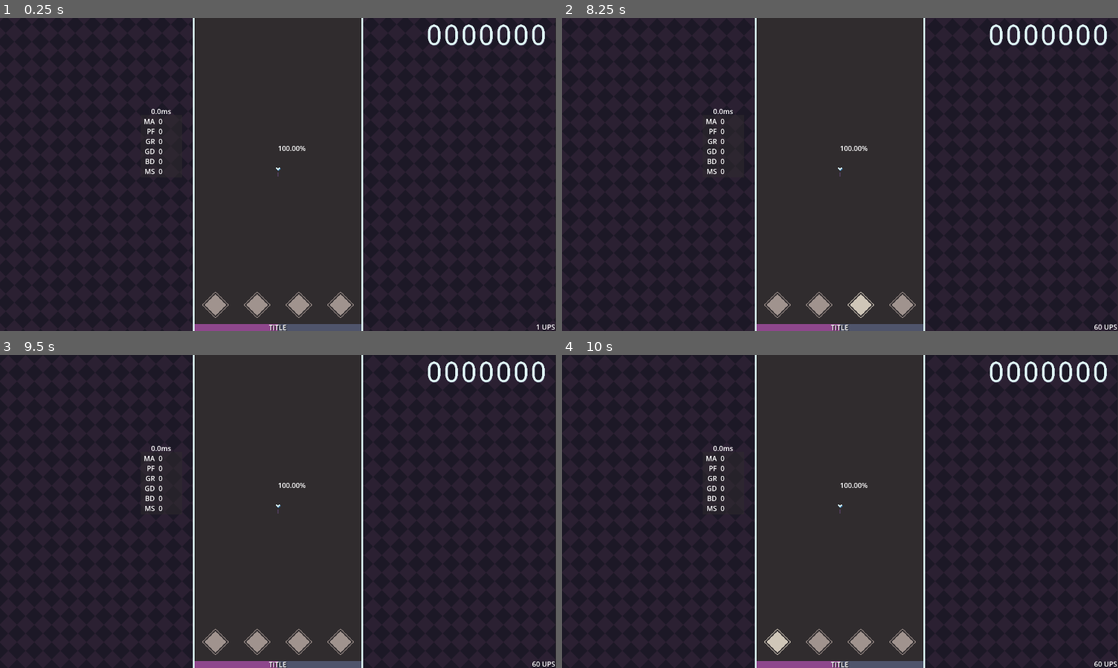
Above: before the commit, frames 1-4 (two rows, left to right).
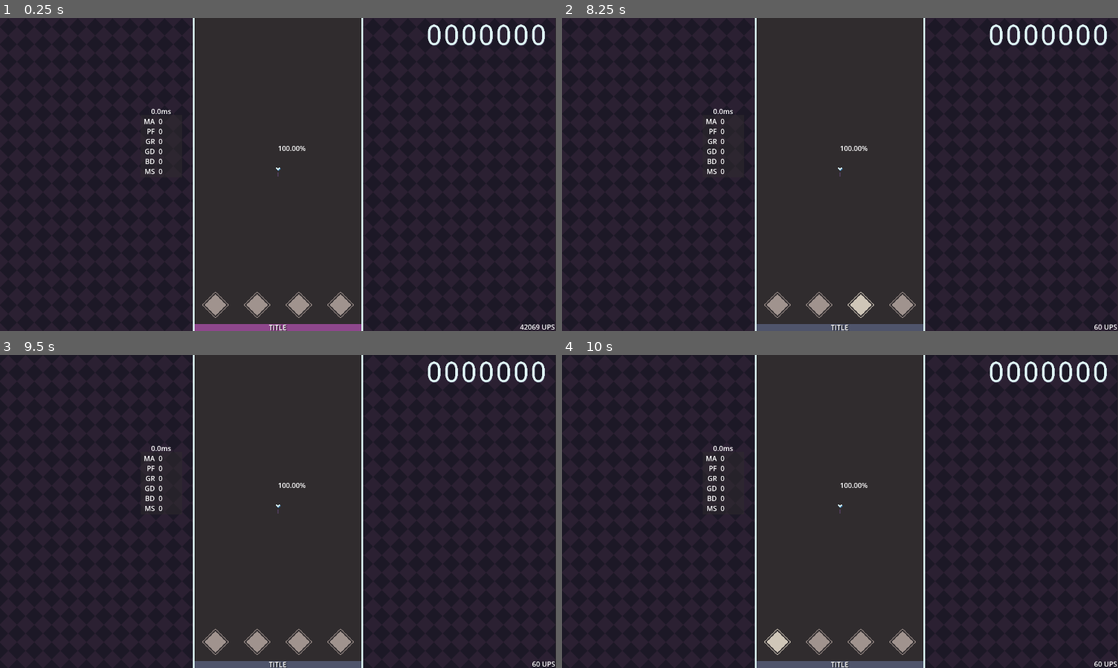
Above: after the commit, the same moments.

Repository: KayDeeTee/GodotVSRG
Game: Godot game, scene res://scenes/gameplay.tscn
The game is run twice, just before and just after one commit, with the same random seed, the same clock (stepped at 60 frames per second) and the same inputs.
Inputs:
- Up to frame 1 (0.25 s): no input
- Up to frame 2 (8.25 s): hold Z (col_0) 0.53-1.28 s; tap Enter at 1.25 s; tap X (col_1) at 1.35, 4.35, 7.35 s; tap R (restart) every 0.75 s from 2 to 5 s; hold , (col_2) 2.03-2.78 s; tap . (col_3) at 2.85, 5.85 s; hold Z (col_0) 3.53-4.28 s; hold , (col_2) 5.03-5.78 s; hold Z (col_0) 6.53-7.28 s; hold , (col_2) from 8.03 s (still down)
- Up to frame 3 (9.5 s): release , (col_2) at 8.78 s; tap . (col_3) at 8.85 s
- Up to frame 4 (10 s): hold Z (col_0) from 9.53 s (still down)

The runs differ from the first frame. In frame 1, 0.4% of the frame differs, in the area x 50-100%, y 97-100%; in frame 2, 0.3%; in frame 3, 0.3%; in frame 4, 0.3%.
Error before the commit: Attempt to call function 'get_as_text' in base 'null instance' on a null instance. (res://code/gameplay/Composer.gd:88)
Error after the commit: Attempt to call function 'get_as_text' in base 'null instance' on a null instance. (res://code/gameplay/Chart.gd:33)

Commit message:
apparently physics tickrate affects the ide scroll

Diff:
--- a/Material/Hidden.tres
+++ b/Material/Hidden.tres
@@ -1,4 +1,4 @@
-[gd_resource type="ShaderMaterial" load_steps=2 format=3]
+[gd_resource type="ShaderMaterial" load_steps=2 format=3 uid="uid://dgbxk1ftoy1wu"]
 
 [ext_resource type="Shader" path="res://shaders/Hidden.gdshader" id="1_64pgv"]
 
--- /dev/null
+++ b/code/gameplay/Chart.gd
@@ -0,0 +1,125 @@
+extends Node
+
+class_name Chart
+
+var column_count = 4
+var audiofilename = ""
+var audioleadin = 0
+var bpm = -1
+var scroll_vels = []
+var max_score = 0
+var clap_times = []
+var columns = []
+var duration = -1
+
+var sv_lookup_start = 0
+
+func load_chart(directory, file):
+
+	duration = -1
+	for x in range(column_count):
+		columns.append(null)
+
+	sv_lookup_start = 0
+	scroll_vels = []
+	max_score = 0
+	parse_osu(directory, file)
+
+	for x in range(1,len(scroll_vels)):
+		scroll_vels[x].z = scroll_vels[x-1].z + scroll_vels[x-1].x*(scroll_vels[x].y-scroll_vels[x-1].y)
+
+func parse_osu(directory, file):
+	var f = FileAccess.open(directory+file, FileAccess.READ)
+	var lines = f.get_as_text().split("\n",false)
+	var parsemode = null
+	var last_notes = []
+	var last_sv_time = 0
+	var prev_sv_vel = 1
+	for x in range(column_count):
+		last_notes.append(null)
+	for line in lines:
+		if line[0] == "[":
+			parsemode = line
+			parsemode = parsemode.left(-2)
+			parsemode = parsemode.right(-1)
+			print(parsemode)
+		if parsemode == "General":
+			if line.begins_with("AudioFilename:"):
+				audiofilename = line.split(":")[1]
+			if line.begins_with("AudioLeadIn:"):
+				var _audioleadin = line.split(":")[1].to_int()
+				if _audioleadin > 0:
+					audioleadin = _audioleadin
+		if parsemode == "Metadata":
+			if line.begins_with("Title:"):
+				Global.set_title(line.split(":")[1])
+		if parsemode == "TimingPoints":
+			var sv = line.split(",")
+			if len(sv) < 2:
+				continue
+			var sv1 = sv[1].to_float()
+			if bpm == -1 and sv1 > 0:
+				bpm = sv1
+			var velocity = 1
+			if sv1 < 0:
+				velocity = (100.0)/abs(sv1)
+				var v = 1-velocity
+				velocity = 1+(v/16.0)
+
+			var vel_time = last_sv_time
+			last_sv_time = (sv[0].to_int()+audioleadin)*1000
+			scroll_vels.append( Vector3(velocity, vel_time, 0) )
+		if parsemode == "HitObjects":
+			var note = line.split(",",false)
+			if len(note) < 5:
+				continue
+			var n = NoteInfo.new()
+			max_score += 320
+			n.c = (note[0].to_int()-64)/128
+			n.t = note[2].to_int()*1000+(audioleadin*1000)
+
+			if note[3].to_int() == 128:
+				n.t2 = note[5].split(":")[0].to_int()*1000+(audioleadin*1000)
+				n.h = true
+			else:
+				n.h = false
+
+			if len(clap_times) == 0:
+				clap_times.append(n.t)
+			else:
+				if clap_times[len(clap_times)-1] < n.t:
+					clap_times.append(n.t)
+
+			if columns[n.c] == null:
+				columns[n.c] = n
+			else:
+				last_notes[n.c].n = n
+			last_notes[n.c] = n
+
+	for x in range(column_count):
+		if last_notes[x].t > duration:
+			duration = last_notes[x].t
+		if last_notes[x].h:
+			if last_notes[x].t2 > duration:
+				duration = last_notes[x].t2
+
+#this is just so scroll velocities work
+func get_adjusted_time(in_time, update_min=false):
+	var sv_index = -1
+	for svi in range(sv_lookup_start, len(scroll_vels)):
+		var vel_change = scroll_vels[svi]
+		if vel_change.y > in_time:
+			sv_index = svi
+			break
+	if update_min:
+		sv_lookup_start = sv_index
+	if sv_index == 0:
+		return in_time
+	if sv_index != -1:
+		var lerp_amount = (float(in_time)-scroll_vels[sv_index-1].y)/(scroll_vels[sv_index].y-scroll_vels[sv_index-1].y)
+		return lerp(scroll_vels[sv_index-1].z, scroll_vels[sv_index].z, lerp_amount)
+	sv_index = len(scroll_vels)-1
+
+	var out_time = ((in_time-scroll_vels[sv_index].y)*scroll_vels[sv_index].x)+scroll_vels[sv_index].z
+
+	return out_time
--- a/code/gameplay/Composer.gd
+++ b/code/gameplay/Composer.gd
@@ -1,26 +1,4 @@
 extends Node2D
-
-#this is not exactly how you should store charts
-var chart = """
-0:2000000;
-1:2500000;
-2:3000000;
-3:3000000;
-2:3500000:4000000;
-0:5300000;
-1:5400000;
-2:5500000;
-3:5600000;
-"""
-
-#but im lazy
-var sv = """
-1:0;
-1:3.5;
-1:4;
-1:4.5;
-1:5.0;
-"""
 
 var n_mat = preload("res://Material/Hidden.tres")
 
@@ -28,11 +6,7 @@
 var mScore = 0
 
 var osuScore = 0
-var osumScore = 0
-
-var scroll_vels = []
-
-var columns = []
+
 var column_count = 4
 
 var spawned_notes = []
@@ -47,117 +21,18 @@
 var t_begin = 0
 var t_delay = 0
 var alreadyplayed = false
-var song_duration = 0
 
 var combo = 0
 
 const usec = 1000000
 
-var sv_lookup_start = 0
-
-var clap_times = []
 var clap_index = 0
-
-#this is just so scroll velocities work
-func get_adjusted_time(in_time, update_min=false):
-	var sv_index = -1
-	for svi in range(sv_lookup_start, len(scroll_vels)):
-		var vel_change = scroll_vels[svi]
-		if vel_change.y > in_time:
-			sv_index = svi
-			break
-	if update_min:
-		sv_lookup_start = sv_index
-	if sv_index == 0:
-		return in_time
-	if sv_index != -1:
-		var lerp_amount = (float(in_time)-scroll_vels[sv_index-1].y)/(scroll_vels[sv_index].y-scroll_vels[sv_index-1].y)
-		return lerp(scroll_vels[sv_index-1].z, scroll_vels[sv_index].z, lerp_amount)
-	sv_index = len(scroll_vels)-1
-
-	var out_time = ((in_time-scroll_vels[sv_index].y)*scroll_vels[sv_index].x)+scroll_vels[sv_index].z
-
-	return out_time
 
 var audiofilename = ""
 var audioleadin = 0
 var bpm = -1
 
-func parse_osu(directory, file):
-	var f = FileAccess.open(directory+file, FileAccess.READ)
-	var lines = f.get_as_text().split("\n",false)
-	var parsemode = null
-	var last_notes = []
-	var last_sv_time = 0
-	var prev_sv_vel = 1
-	for x in range(column_count):
-		last_notes.append(null)
-	for line in lines:
-		if line[0] == "[":
-			parsemode = line
-			parsemode = parsemode.left(-2)
-			parsemode = parsemode.right(-1)
-			print(parsemode)
-		if parsemode == "General":
-			if line.begins_with("AudioFilename:"):
-				audiofilename = line.split(":")[1]
-			if line.begins_with("AudioLeadIn:"):
-				var _audioleadin = line.split(":")[1].to_int()
-				if _audioleadin > 0:
-					audioleadin = _audioleadin
-		if parsemode == "Metadata":
-			if line.begins_with("Title:"):
-				Global.set_title(line.split(":")[1])
-		if parsemode == "TimingPoints":
-			var sv = line.split(",")
-			if len(sv) < 2:
-				continue
-			var sv1 = sv[1].to_float()
-			if bpm == -1 and sv1 > 0:
-				bpm = sv1
-			var velocity = 1
-			if sv1 < 0:
-				velocity = (100.0)/abs(sv1)
-				var v = 1-velocity
-				velocity = 1+(v/16.0)
-
-			var vel_time = last_sv_time
-			last_sv_time = (sv[0].to_int()+audioleadin)*1000
-			scroll_vels.append( Vector3(velocity, vel_time, 0) )
-		if parsemode == "HitObjects":
-			var note = line.split(",",false)
-			if len(note) < 5:
-				continue
-			var n = NoteInfo.new()
-			osumScore += 320
-			n.c = (note[0].to_int()-64)/128
-			n.t = note[2].to_int()*1000+(audioleadin*1000)
-
-			if note[3].to_int() == 128:
-				n.t2 = note[5].split(":")[0].to_int()*1000+(audioleadin*1000)
-				n.h = true
-			else:
-				n.h = false
-
-			if len(clap_times) == 0:
-				clap_times.append(n.t)
-			else:
-				if clap_times[len(clap_times)-1] < n.t:
-					clap_times.append(n.t)
-
-			if columns[n.c] == null:
-				columns[n.c] = n
-			else:
-				last_notes[n.c].n = n
-			last_notes[n.c] = n
-
-	for x in range(column_count):
-		if last_notes[x].t > song_duration:
-			song_duration = last_notes[x].t
-		if last_notes[x].h:
-			if last_notes[x].t2 > song_duration:
-				song_duration = last_notes[x].t2
-
+var chart = null
 
 func _ready():
 	Global.composer = self
@@ -170,29 +45,21 @@
 	n_mat.set_shader_parameter("s_start_y", Global.user_settings.sudden_start_y)
 
 	t_begin = Time.get_ticks_usec()
-	var last_notes = []
 	for x in range(column_count):
-		columns.append(null)
-		last_notes.append(null)
 		spawned_notes.append([])
 
 	audio = get_node("../audio")
 	clap = get_node("../clap")
 	hitsound = get_node("../hitsound")
 
-	parse_osu("res://song/", "chart.osu")
-
-	for x in range(1,len(scroll_vels)):
-		scroll_vels[x].z = scroll_vels[x-1].z + scroll_vels[x-1].x*(scroll_vels[x].y-scroll_vels[x-1].y)
-
-	#the scroll vels from osu arent compatible for some reason with my sv method so just ignore them ig
-	#scroll_vels = [Vector3(1,0,0)]
+	chart = Chart.new()
+	chart.load_chart("res://song/", "chart.osu")
 
 
 func _process(delta):
 	time = Global.song_time()
 
-	Global.SetProgress(time/song_duration)
+	Global.SetProgress(time/chart.duration)
 
 	if time >= 0 and !audio.playing and !alreadyplayed:
 		t_song_zero = Time.get_ticks_usec()
@@ -207,8 +74,8 @@
 func check_to_play_clap():
 	if !Global.user_settings.clap:
 		return
-	if clap_index < len(clap_times):
-		var ct = clap_times[clap_index]
+	if clap_index < len(chart.clap_times):
+		var ct = chart.clap_times[clap_index]
 		var _time = Global.song_time()+Global.user_settings.note_global_offset-ct
 		if _time > 0:
 			clap.play(0)
@@ -217,11 +84,11 @@
 
 func check_to_spawn_notes():
 	for x in range(column_count):
-		var cf = columns[x]
+		var cf = chart.columns[x]
 		var check = cf != null
 		while check and cf.t < Global.song_time()+spawn_distance+Global.user_settings.note_global_offset:
 			spawn_note(cf)
-			columns[x] = cf.n
+			chart.columns[x] = cf.n
 			cf = cf.n
 			check = cf != null
 
@@ -299,7 +166,7 @@
 	if combo > 0 and combo % 100 == 0:
 		Global.DoToastie()
 
-	Global.score.update_score((osuScore*1000000.0)/float(osumScore))
+	Global.score.update_score((osuScore*1000000.0)/float(chart.max_score))
 
 	cScore += Global.wife3(t/float(usec), 1)
 	mScore += 2
--- a/project.godot
+++ b/project.godot
@@ -9,6 +9,11 @@
 config_version=5
 
 _global_script_classes=[{
+"base": "Node",
+"class": &"Chart",
+"language": &"GDScript",
+"path": "res://code/gameplay/Chart.gd"
+}, {
 "base": "Node",
 "class": &"NoteInfo",
 "language": &"GDScript",
@@ -25,6 +30,7 @@
 "path": "res://code/gameplay/UserSettings.gd"
 }]
 _global_script_class_icons={
+"Chart": "",
 "NoteInfo": "",
 "NoteObject": "",
 "UserSettings": ""
@@ -75,10 +81,6 @@
 ]
 }
 
-[physics]
-
-common/physics_ticks_per_second=1
-
 [rendering]
 
 environment/defaults/default_clear_color=Color(0.188235, 0.172549, 0.180392, 1)
--- a/scenes/gameplay.tscn
+++ b/scenes/gameplay.tscn
@@ -1,36 +1,36 @@
-[gd_scene load_steps=40 format=3 uid="uid://dcjryydqsdae3"]
+[gd_scene load_steps=40 format=3 uid="uid://cp3o237s5wfnd"]
 
 [ext_resource type="Texture2D" uid="uid://xl0vtchyvr23" path="res://sprites/white.png" id="1_44b2x"]
 [ext_resource type="Texture2D" uid="uid://dhegt1pvb5r0i" path="res://sprites/black.png" id="1_782yu"]
 [ext_resource type="Texture2D" uid="uid://n5aay2rkpcff" path="res://sprites/bg.png" id="1_avlst"]
 [ext_resource type="Script" path="res://code/gameplay/Composer.gd" id="1_ireki"]
 [ext_resource type="Texture2D" uid="uid://bvxuuma2b4l1h" path="res://sprites/receptor-unpressed.png" id="4_l0dk4"]
-[ext_resource type="Script" path="res://code/widgets/receptor.gd" id="6_4xto3"]
+[ext_resource type="Script" path="res://code/widgets/Receptor.gd" id="6_4xto3"]
 [ext_resource type="Texture2D" uid="uid://c3lb618fcctix" path="res://sprites/MA.png" id="7_5k1yw"]
 [ext_resource type="Script" path="res://code/widgets/Judgement.gd" id="8_susp6"]
 [ext_resource type="Texture2D" uid="uid://cyayfrft7hoxp" path="res://sprites/hiterror.png" id="9_aq87c"]
 [ext_resource type="Script" path="res://code/widgets/HitError.gd" id="9_iihqm"]
-[ext_resource type="Script" path="res://code/widgets/fps.gd" id="9_tmo4d"]
+[ext_resource type="Script" path="res://code/widgets/FPS.gd" id="9_tmo4d"]
 [ext_resource type="Texture2D" uid="uid://flyj3kx00cn1" path="res://sprites/avg.png" id="10_snx41"]
 [ext_resource type="Texture2D" uid="uid://ds8m4ye6qprk" path="res://sprites/toastie.png" id="11_rqn17"]
 [ext_resource type="Script" path="res://code/widgets/ReceptorPos.gd" id="12_3xgqk"]
 [ext_resource type="Script" path="res://code/widgets/ComboRenderer.gd" id="12_jby5j"]
 [ext_resource type="Script" path="res://code/widgets/Toastie.gd" id="12_ugcs8"]
-[ext_resource type="Script" path="res://code/widgets/break_indicators.gd" id="13_03o50"]
+[ext_resource type="Script" path="res://code/widgets/BreakIndicators.gd" id="13_03o50"]
 [ext_resource type="Script" path="res://code/widgets/breakSpr.gd" id="13_hggrc"]
 [ext_resource type="Script" path="res://code/widgets/Score.gd" id="13_mefvt"]
-[ext_resource type="AudioStream" path="res://song/audio.mp3" id="13_ns4du"]
 [ext_resource type="Texture2D" uid="uid://d3gr81mr20vkx" path="res://sprites/purple.png" id="14_bh62m"]
 [ext_resource type="Texture2D" uid="uid://dfdfllp3j45a2" path="res://sprites/pink.png" id="15_rfsa2"]
 [ext_resource type="Script" path="res://code/widgets/Progressbar.gd" id="16_tugxf"]
-[ext_resource type="Script" path="res://code/widgets/accuracy.gd" id="17_0q6ac"]
+[ext_resource type="Script" path="res://code/widgets/Accuracy.gd" id="17_0q6ac"]
 [ext_resource type="Script" path="res://code/widgets/SongTitle.gd" id="18_2qvrw"]
 [ext_resource type="Script" path="res://code/widgets/Counts.gd" id="18_25syx"]
-[ext_resource type="Script" path="res://code/widgets/avg.gd" id="19_rk4r0"]
+[ext_resource type="Script" path="res://code/widgets/MeanAverage.gd" id="19_rk4r0"]
 [ext_resource type="Shader" path="res://shaders/NPSGraph.gdshader" id="22_7l0g3"]
 [ext_resource type="Script" path="res://code/widgets/NPSCalc.gd" id="22_8fd3r"]
 [ext_resource type="Texture2D" uid="uid://godxn0lpbe5j" path="res://sprites/minifont.png" id="23_tbc4c"]
 [ext_resource type="Texture2D" uid="uid://c5bdn1ixwvyai" path="res://sprites/nps_area.png" id="24_f10vc"]
+[ext_resource type="AudioStream" uid="uid://106bx3lxg2mc" path="res://song/audio.mp3" id="31_l4ojg"]
 [ext_resource type="AudioStream" uid="uid://qsrv3l3t8p02" path="res://sounds/clap.ogg" id="32_nn3fc"]
 
 [sub_resource type="Shader" id="Shader_e6p1o"]
@@ -341,7 +341,7 @@
 script = ExtResource("13_mefvt")
 
 [node name="audio" type="AudioStreamPlayer" parent="."]
-stream = ExtResource("13_ns4du")
+stream = ExtResource("31_l4ojg")
 volume_db = -20.0
 
 [node name="clap" type="AudioStreamPlayer" parent="."]
Renamed: code/widgets/accuracy.gd -> code/widgets/Accuracy.gd
Renamed: code/widgets/break_indicators.gd -> code/widgets/BreakIndicators.gd
Renamed: code/widgets/fps.gd -> code/widgets/FPS.gd
Renamed: code/widgets/avg.gd -> code/widgets/MeanAverage.gd
Renamed: code/widgets/receptor.gd -> code/widgets/Receptor.gd
Not shown, added: song/audio.mp3.import
Not shown, changed: .gitignore
